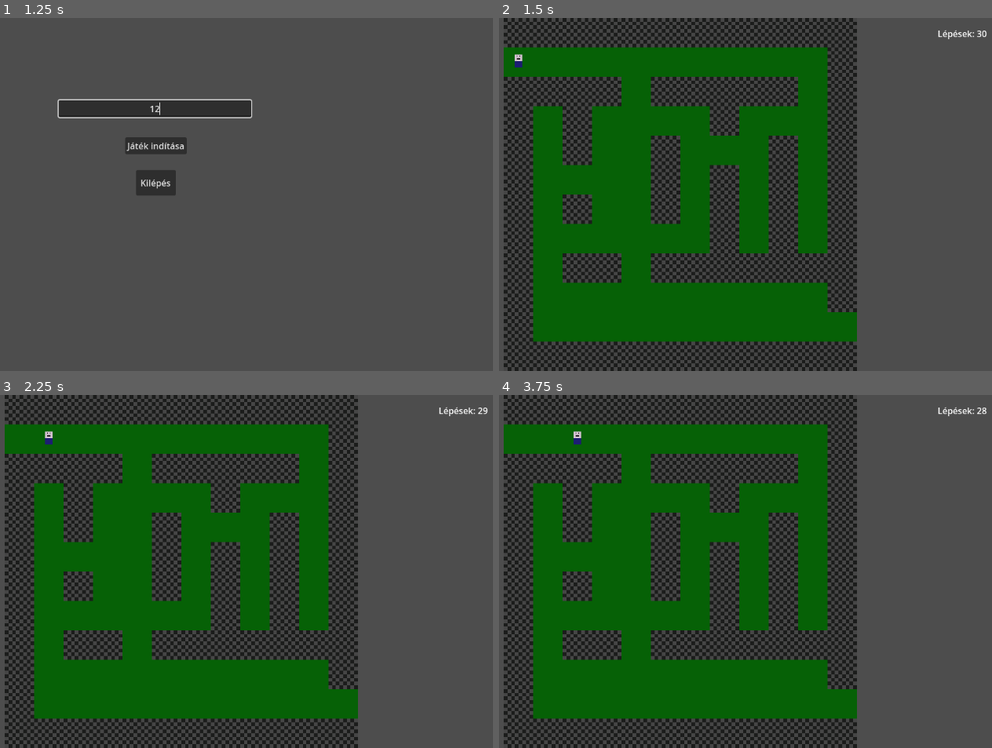
Above: before the commit, frames 1-4 (two rows, left to right).
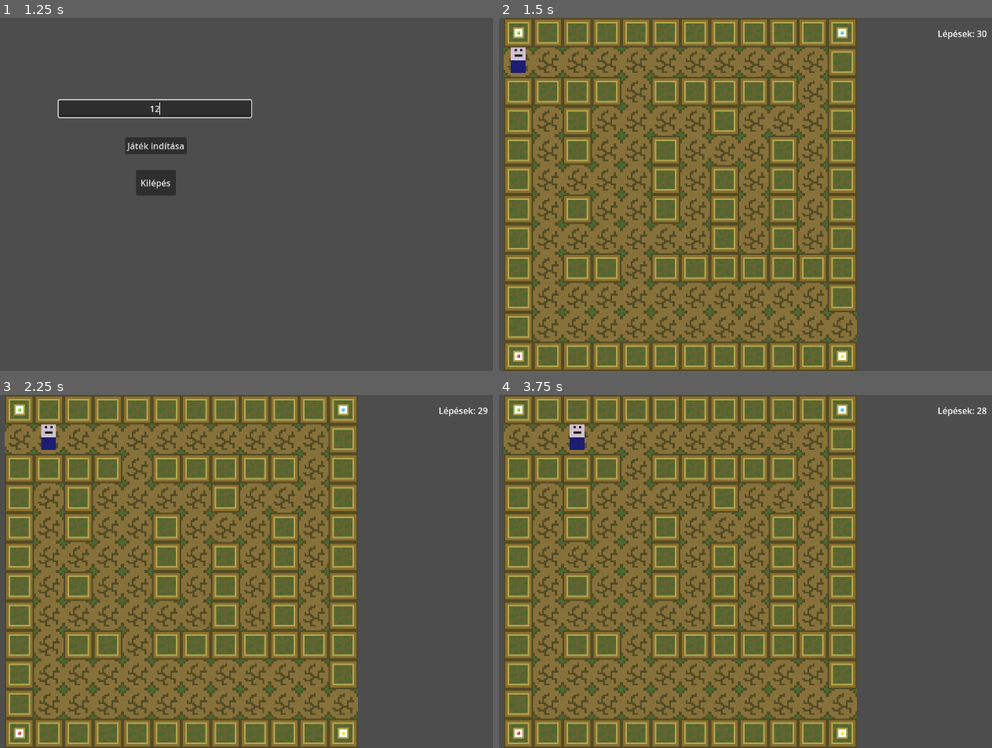
Above: after the commit, the same moments.

Repository: szabatoro/SmartMaze
Game: Godot game, scene res://menu.tscn
The game is run twice, just before and just after one commit, with the same random seed, the same clock (stepped at 60 frames per second) and the same inputs.
Inputs (mouse positions are in pixels of both pictures, inside the frame that each line leads up to):
- Up to frame 1 (1.25 s): click (152, 109) at 0.52 s; type "12" at 0.6 s
- Up to frame 2 (1.5 s): click "Játék indítása" at 1.25 s
- Up to frame 3 (2.25 s): tap Enter at 2 s; hold Right (right) from 2.03 s (still down)
- Up to frame 4 (3.75 s): tap Space at 2.75 s; release Right (right) at 2.78 s; hold Down (down) 2.78-3.53 s; tap Enter at 3.5 s; hold Right (right) from 3.53 s (still down)

Frame 1 is identical in both runs. In frame 2, 72% of the frame differs, in the area x 0-73%, y 0-100%; in frame 3, 72%; in frame 4, 72%.

Commit message:
Peti assetjei hozzaadva

Diff:
--- a/SmartMaze/gamescripts/game.gd
+++ b/SmartMaze/gamescripts/game.gd
@@ -20,7 +20,7 @@
 		steps = start_steps
 		get_tree().reload_current_scene()
 	# Ha a játékos eléri a célt, a pálya végetér, új pálya indul (erősen félkész)
-	if $Player.global_position == tilemap.map_to_local(tilemap.get_used_cells_by_id(0,-1,Vector2i(1,0),-1).back()):
+	if $Player.global_position == tilemap.map_to_local(tilemap.get_used_cells_by_id(0,-1,Vector2i(1,1),-1).back()):
 		# a következő menetben a játék 4 egységgel lesz nagyobb
 		Global.mapsize += 4
 		# újratöltjük a játékot, új pályát létrehozva ezzel
--- a/SmartMaze/gamescripts/map.gd
+++ b/SmartMaze/gamescripts/map.gd
@@ -88,10 +88,19 @@
 		for j in range(array[i].size()):
 			var celltype
 			if array[i][j] == 1:
-				celltype = Vector2i(0, 0)
+				if i == 0 and j == 0:
+					celltype = Vector2i(0,0)
+				elif i == array.size()-1 and j == 0:
+					celltype = Vector2i(1,0)
+				elif i == 0 and j == array.size()-1:
+					celltype = Vector2i(2,0)
+				elif i == array.size()-1 and j == array.size()-1:
+					celltype = Vector2i(3,0)
+				else:
+					celltype = Vector2i(0, 1)
 			else:
-				celltype = Vector2i(1, 0)
-			self.set_cell(0, Vector2i(j, i), 1, celltype)
+				celltype = Vector2i(1, 1)
+			self.set_cell(0, Vector2i(j, i), 0, celltype)
 
 # Called when the node enters the scene tree for the first time.
 func _ready():
--- a/SmartMaze/gamescripts/player.gd
+++ b/SmartMaze/gamescripts/player.gd
@@ -10,7 +10,7 @@
 	# a pályablokkok négyzetek, tehát az egyik oldal leolvasása elég
 	tilesizes = tilemap.get_tileset().tile_size.y
 	# a vektor a textúra atlaszban lévő koordináták közül a járható úté, az ezekkel rendelkező blokkokat szedi össze
-	eligible_tiles = tilemap.get_used_cells_by_id(0,-1,Vector2i(1,0),-1)
+	eligible_tiles = tilemap.get_used_cells_by_id(0,-1,Vector2i(1,1),-1)
 	# a játékos mindig a legelső nem fal blokkból indul
 	current_tile = eligible_tiles.front()
 	# az előbbi blokk pozícióját adjuk meg a játékos pozíciójának
--- a/SmartMaze/map.tscn
+++ b/SmartMaze/map.tscn
@@ -1,27 +1,47 @@
 [gd_scene load_steps=5 format=3 uid="uid://b0jp7ff1hohqa"]
 
-[ext_resource type="Texture2D" uid="uid://mb8bh1iveo7g" path="res://assets/MapTiles.png" id="1_vs6ga"]
+[ext_resource type="Texture2D" uid="uid://gr8xbqwtrfex" path="res://assets/SM_Ground.png" id="1_esv05"]
 [ext_resource type="Script" path="res://gamescripts/map.gd" id="2_phcwr"]
 
-[sub_resource type="TileSetAtlasSource" id="TileSetAtlasSource_5wmel"]
-texture = ExtResource("1_vs6ga")
-texture_region_size = Vector2i(32, 32)
+[sub_resource type="TileSetAtlasSource" id="TileSetAtlasSource_af6fn"]
+texture = ExtResource("1_esv05")
 0:0/0 = 0
 0:0/0/physics_layer_0/linear_velocity = Vector2(0, 0)
 0:0/0/physics_layer_0/angular_velocity = 0.0
-0:0/0/physics_layer_0/polygon_0/points = PackedVector2Array(-16, -16, 16, -16, 16, 16, -16, 16)
 1:0/0 = 0
 1:0/0/physics_layer_0/linear_velocity = Vector2(0, 0)
 1:0/0/physics_layer_0/angular_velocity = 0.0
+2:0/0 = 0
+2:0/0/physics_layer_0/linear_velocity = Vector2(0, 0)
+2:0/0/physics_layer_0/angular_velocity = 0.0
+3:0/0 = 0
+3:0/0/physics_layer_0/linear_velocity = Vector2(0, 0)
+3:0/0/physics_layer_0/angular_velocity = 0.0
+0:1/0 = 0
+0:1/0/physics_layer_0/linear_velocity = Vector2(0, 0)
+0:1/0/physics_layer_0/angular_velocity = 0.0
+1:1/0 = 0
+1:1/0/physics_layer_0/linear_velocity = Vector2(0, 0)
+1:1/0/physics_layer_0/angular_velocity = 0.0
+2:1/0 = 0
+2:1/0/physics_layer_0/linear_velocity = Vector2(0, 0)
+2:1/0/physics_layer_0/angular_velocity = 0.0
+3:1/0 = 0
+3:1/0/physics_layer_0/linear_velocity = Vector2(0, 0)
+3:1/0/physics_layer_0/angular_velocity = 0.0
+0:2/0 = 0
+0:2/0/physics_layer_0/linear_velocity = Vector2(0, 0)
+0:2/0/physics_layer_0/angular_velocity = 0.0
+1:2/0 = 0
+1:2/0/physics_layer_0/linear_velocity = Vector2(0, 0)
+1:2/0/physics_layer_0/angular_velocity = 0.0
 
 [sub_resource type="TileSet" id="TileSet_146u2"]
-tile_size = Vector2i(32, 32)
 physics_layer_0/collision_layer = 1
-sources/1 = SubResource("TileSetAtlasSource_5wmel")
+sources/0 = SubResource("TileSetAtlasSource_af6fn")
 
 [node name="Map" type="TileMap"]
 position = Vector2(-1.19209e-07, 2.38419e-07)
-scale = Vector2(1.05924, 1.16595)
 tile_set = SubResource("TileSet_146u2")
 format = 2
 script = ExtResource("2_phcwr")
Binary file added: SmartMaze/assets/Icon.png
Not shown, added: SmartMaze/assets/Icon.png.import
Binary file added: SmartMaze/assets/Icon_3D.png
Not shown, added: SmartMaze/assets/Icon_3D.png.import
Binary file added: SmartMaze/assets/SM_Ground.png
Not shown, added: SmartMaze/assets/SM_Ground.png.import
Binary file added: SmartMaze/assets/SM_Menu_Logo.png
Not shown, added: SmartMaze/assets/SM_Menu_Logo.png.import
Not shown, changed: .gitignore
